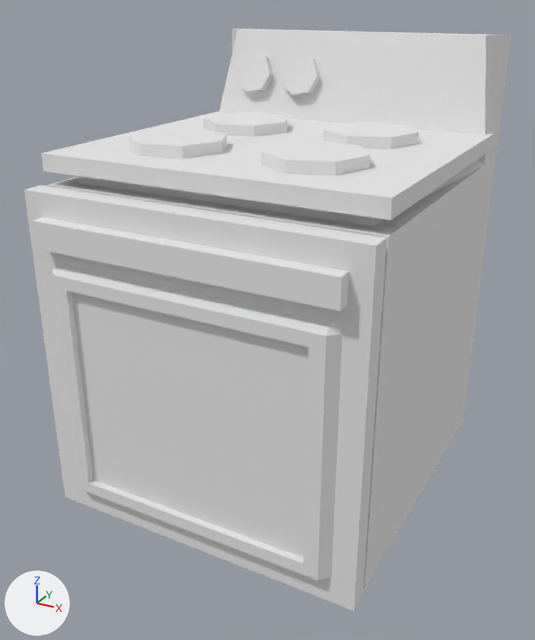
Two versions of the FBX model Assets/Izzy/IzzyAssets/fbx models/oven.fbx, one commit apart.
Before and after are seen from a 50 mm lens placed at (3.852, -1.665, 1.24), pointed at (2.996, -0.108, 0.462). The lights are fixed; the arrows at lower left show +X, +Y and +Z. Where no turn or scale is listed for an object, it has been applied to the vertices.

Objects in the first picture: 'oven'.
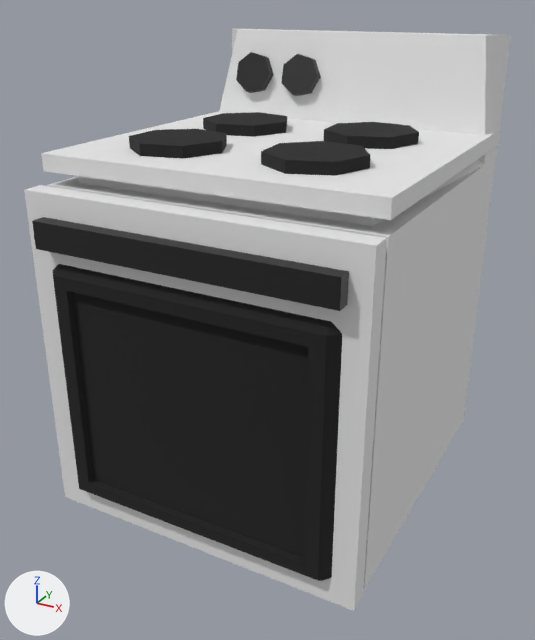
The newer file is also turned or shifted as a whole; pictures and numbers use the older file's frame.

Location of each change, (x1, y1, x2, y2) in pixels of the pictures (535 x 640 px):
'oven', surface changed, recoloured (grey to black): (29, 45, 422, 584) in both
part 1 of me_oven_washing_001, recoloured (white to black): (281, 54, 320, 96) in both
part 2 of me_oven_washing_001, recoloured (white to black): (236, 52, 274, 93) in both
part 3 of me_oven_washing_001, recoloured (grey to black): (32, 217, 349, 311) in both
part 4 of me_oven_washing_001, recoloured (grey to black): (340, 272, 349, 311) in both

The edits, one by one:
Picture 'oven_washing_lambert4SG_BaseColor.png' (img_oven_washing_lambert4sg_basecolor_png) is new.
Picture 'oven_washing_initialShadingGroup_BaseColor.png' (img_oven_washing_initialshadinggroup_basecolor_png) is new.
In material 'lambert3SG' (mat_lambert3sg), base_color is no longer (0.8, 0.8, 0.8), white #e7e7e7.
In material 'lambert3SG' (mat_lambert3sg), texture is now set to img_oven_washing_lambert4sg_basecolor_png.
Material 'Material.001' (mat_material_001) is new.
Its texture is img_oven_washing_lambert4sg_basecolor_png.
Material 'Material' (mat_material) is new.
Its texture is img_oven_washing_initialshadinggroup_basecolor_png.
me_oven_washing_001 has 168 vertices, 190 faces and spans x -0.421..0.421, y -0.52..0.418, z -0.003..1.145.
me_oven_washing_001 is used by ob_oven; location (3.0, 0.0, 0.0).
me_oven_washing_001 part 1: 14 of the faces centred in x -0.189..-0.089, y 0.308..0.343, z 0.978..1.077 switch from mat_lambert3sg (white #e7e7e7) to mat_material (picture img_oven_washing_initialshadinggroup_basecolor_png).
me_oven_washing_001 part 2: 14 of the faces centred in x -0.34..-0.24, y 0.308..0.343, z 0.978..1.077 switch from mat_lambert3sg (white #e7e7e7) to mat_material_001 (picture img_oven_washing_lambert4sg_basecolor_png).
me_oven_washing_001 part 3: 4 of the faces centred in x -0.371..0.0, y -0.52..-0.491, z 0.717..0.782 switch from mat_lambert3sg (white #e7e7e7) to mat_material_001 (picture img_oven_washing_lambert4sg_basecolor_png).
me_oven_washing_001 part 4: 1 of the faces centred in x 0.371, y -0.491, z 0.749 switch from mat_lambert3sg (white #e7e7e7) to mat_material_001 (picture img_oven_washing_lambert4sg_basecolor_png).
